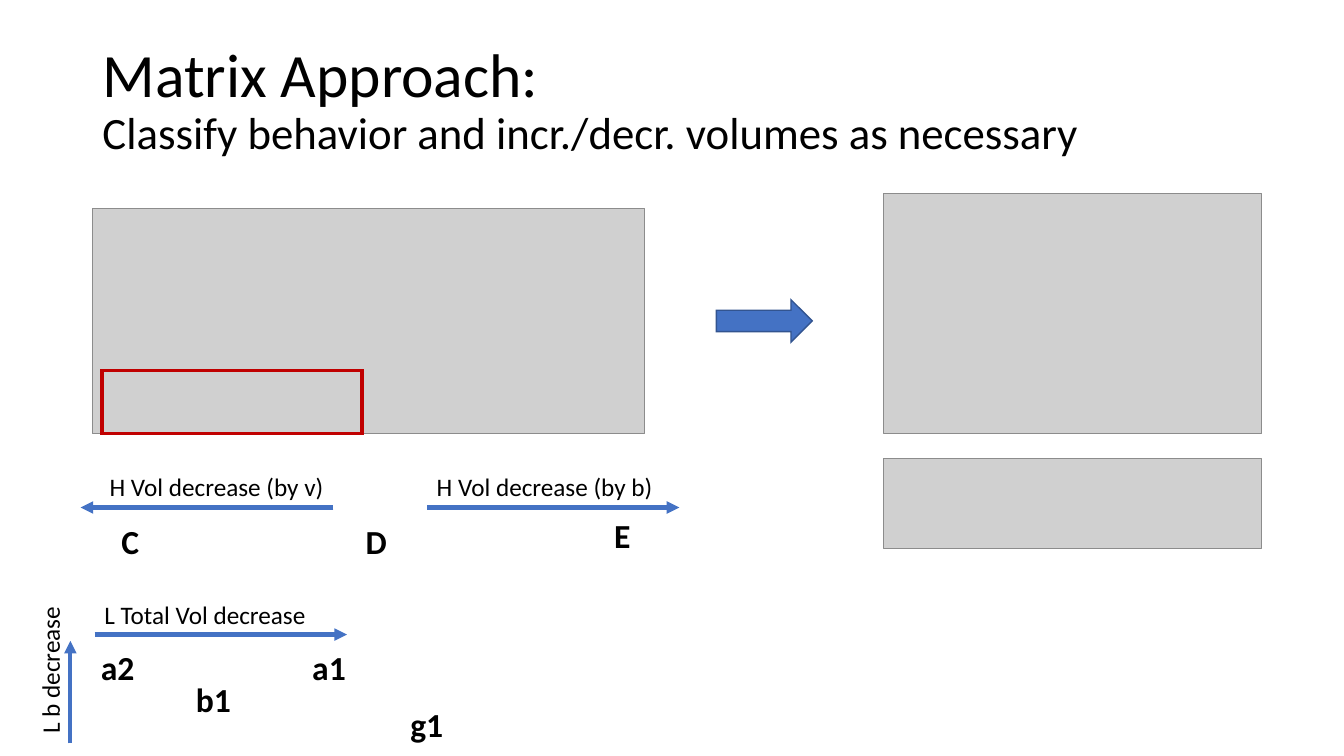
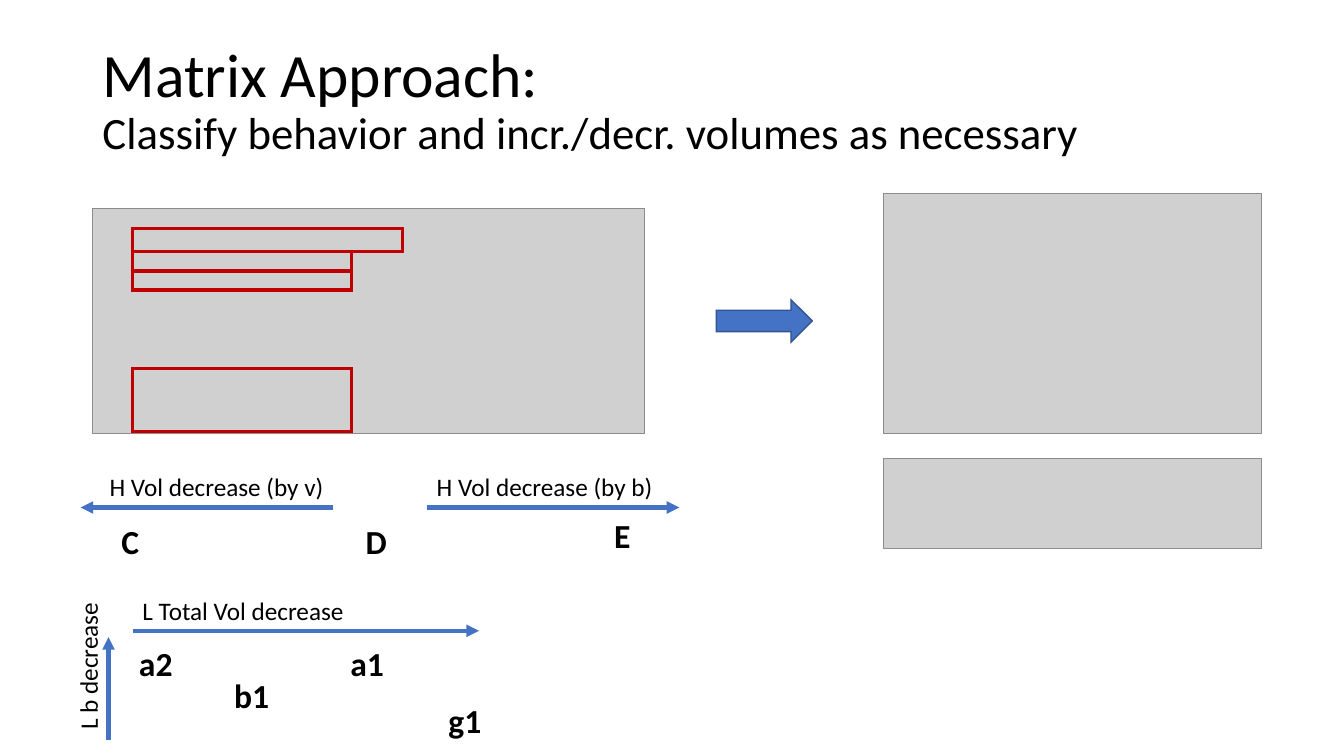
Before and after one commit to tyokokur/presentations, a slide deck: slide 6 of 20230420 EAD Update.pptx. Drawn at 1344x756 pixels with LibreOffice and Linux fonts; fonts in the diff are those of the drawing; grey boxes stand for pictures. Boxes give left, top, right and bottom in pixels: in the first picture for what was removed or moved away, otherwise in the second. Text is boxed around its words. In the diff, an @@ line names an element or a change of style, - is before the commit and + after.

```diff
--- a/20230420 EAD Update.pptx
+++ b/20230420 EAD Update.pptx
@@ rectangle added at [132,228,402,251], outline #C00000 2.25 pt @@
@@ rectangle added at [132,251,352,271], outline #C00000 2.25 pt @@
@@ rectangle added at [132,270,352,290], outline #C00000 2.25 pt @@
@@ rectangle: place and size @@
-rectangle at [102,371,362,435]
+rectangle at [132,368,352,432]
@@ text "L b decrease": place and size @@
-text "L b decrease" at [36,616,67,732]
+text "L b decrease" at [74,612,105,728]
@@ text "L Total Vol decrease": place and size @@
-text "L Total Vol decrease" at [104,606,306,625]
+text "L Total Vol decrease" at [142,602,344,621]
@@ 3 texts, 1 arrow: place and size @@
-3 texts, 1 arrow at [71,641,346,743]
+3 texts, 1 arrow at [109,637,384,740]
@@ arrow moved from (95, 635) - (347, 635) to (133, 631) - (479, 631) @@
@@ text "g1": place and size @@
-text "g1" at [410,715,443,743]
+text "g1" at [448,711,481,739]
```
Also in this commit, not shown: 1 other slide changed, 1 slide added.
